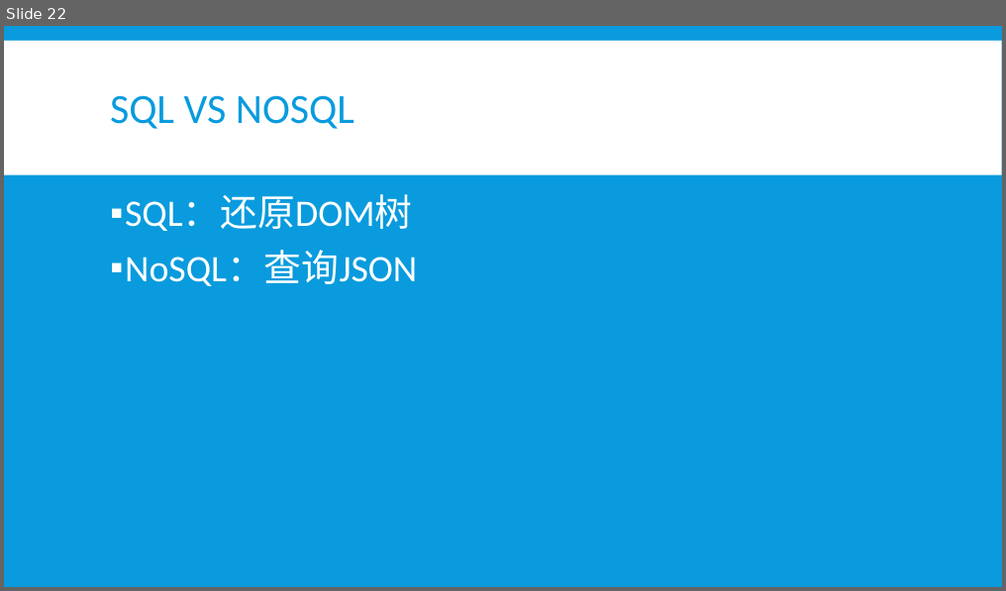
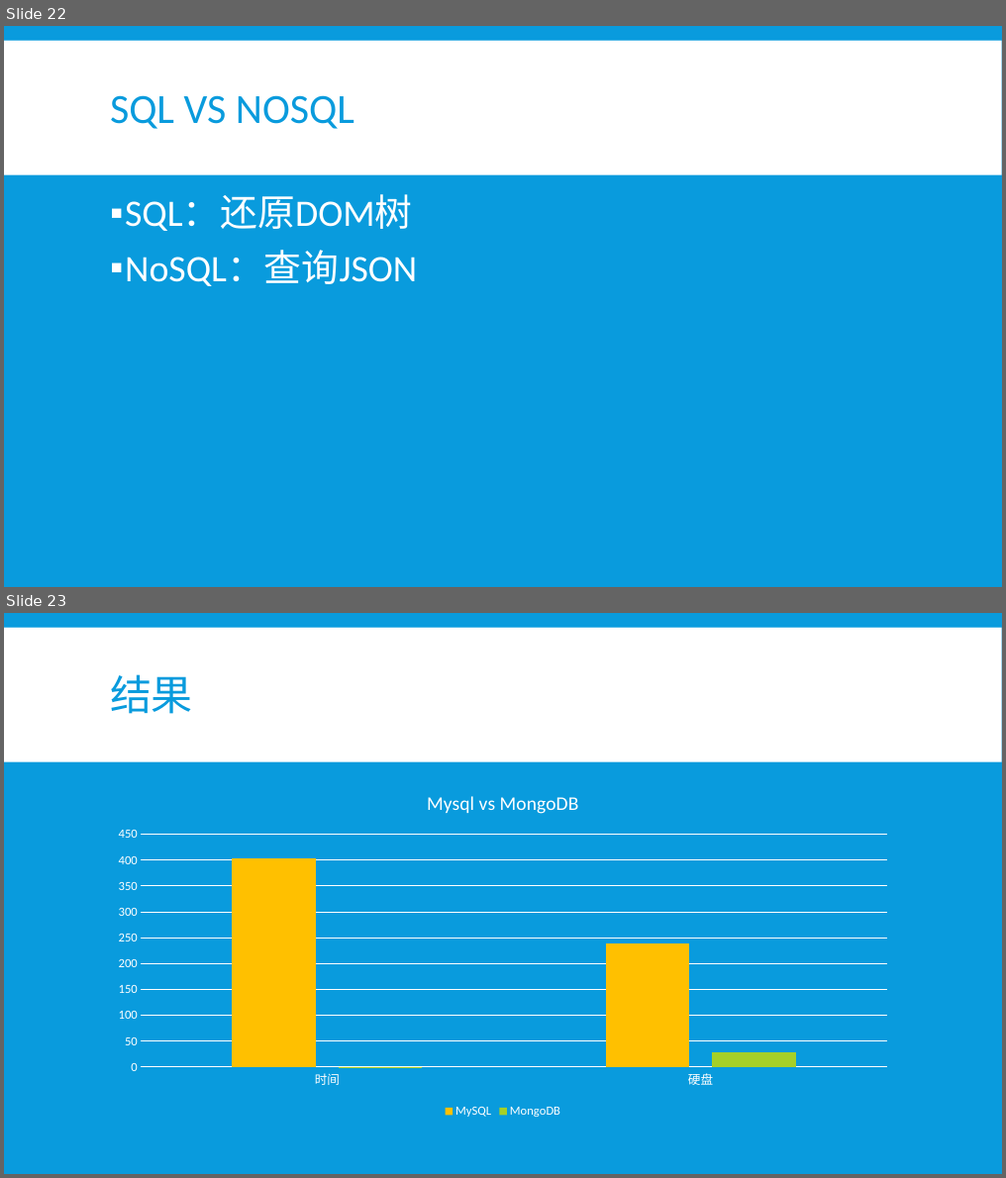
Before and after one commit to b4ubles/PCBNS, a slide deck: doc/NoSQL vs SQL.pptx. Shown one above the other, each under a label of ours: slide 22 before the commit, slides 22 and 23 after it. The pictures are 1006x591 and 1006x1178 pixels, drawn with LibreOffice and Linux fonts; fonts in the diff are those of the drawing. Boxes give left, top, right and bottom in pixels: in the first picture for what was removed or moved away, otherwise in the second. Text is boxed around its words. In the diff, an @@ line names an element or a change of style, - is before the commit and + after.

Commit message:
add graph

```diff
--- a/doc/NoSQL vs SQL.pptx
+++ b/doc/NoSQL vs SQL.pptx
@@ slide 23 added at bbox=[4, 613, 1002, 1174], background #099BDD; not listed: 1 template element that a slide beside it also shows @@
@@ title added at bbox=[110, 674, 193, 714], 40 pt, text #099BDD @@
+结果
@@ column chart added at bbox=[103, 777, 904, 1122] @@
+title "Mysql vs MongoDB "
+categories: 时间, 硬盘
+MySQL: 400, 240
+MongoDB: 0, 30
```
